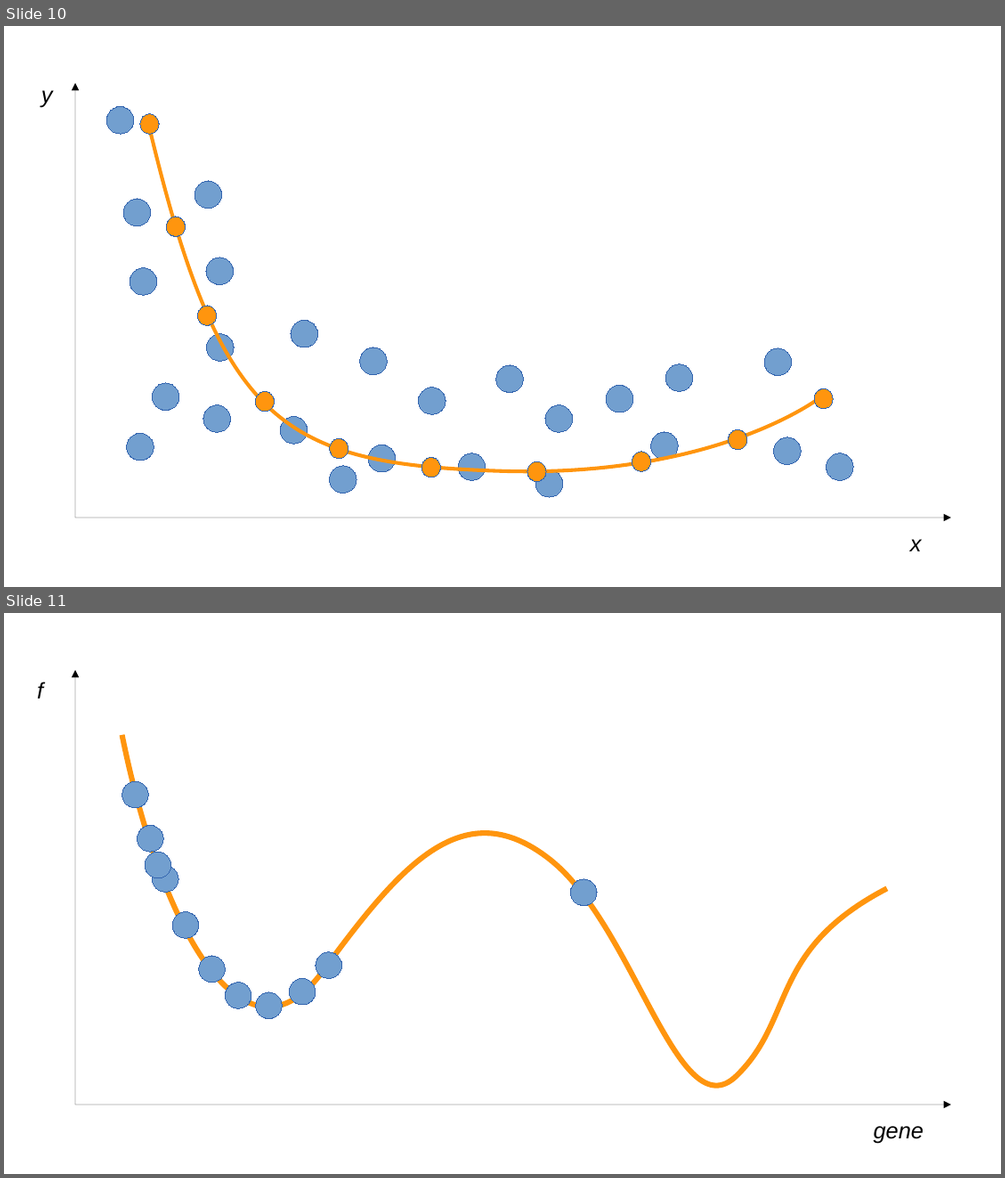
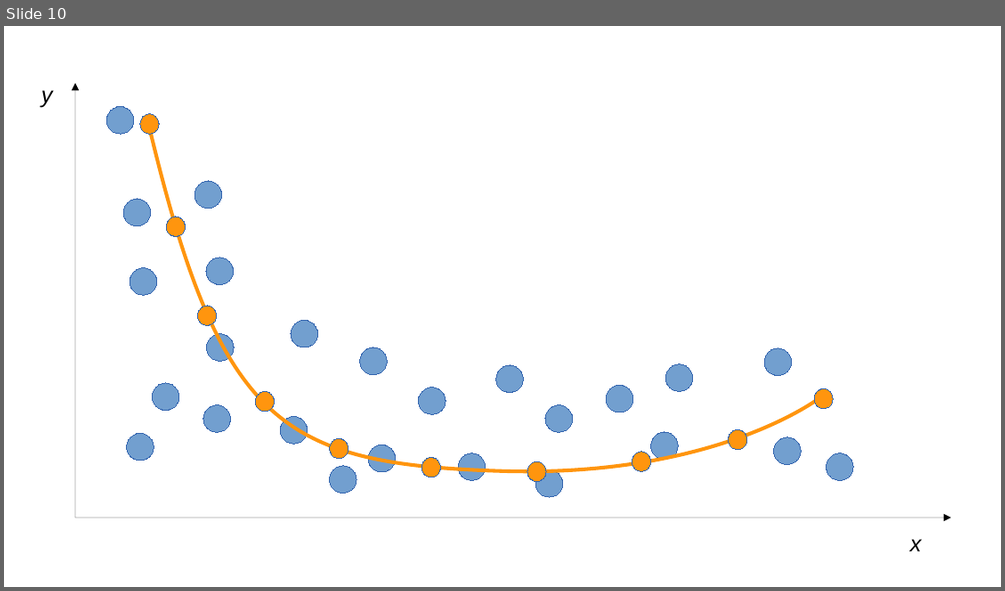
Before and after one commit to air-labs/AIML, a slide deck: Presentation.odp. Shown one above the other, each under a label of ours: slides 10 and 11 before the commit, slide 10 after it. The pictures are 1005x1178 and 1005x591 pixels, drawn with LibreOffice and Linux fonts; fonts in the diff are those of the drawing. Boxes give left, top, right and bottom in pixels: in the first picture for what was removed or moved away, otherwise in the second. Text is boxed around its words. In the diff, an @@ line names an element or a change of style, - is before the commit and + after.

```diff
--- a/Presentation.odp
+++ b/Presentation.odp
@@ slide 11 removed at (4, 613, 1001, 1174), background #FFFFFF @@
@@ text removed at (37, 682, 43, 698) @@
-f
@@ arrow removed from (75, 1104) to (75, 670) @@
@@ freeform shape removed at (122, 735, 888, 1086) @@
@@ ellipse removed at (122, 781, 149, 808) @@
@@ ellipse removed at (137, 826, 163, 852) @@
@@ ellipse removed at (146, 852, 171, 878) @@
@@ ellipse removed at (153, 866, 178, 892) @@
@@ ellipse removed at (570, 879, 597, 905) @@
@@ ellipse removed at (172, 911, 199, 938) @@
@@ ellipse removed at (199, 956, 225, 982) @@
@@ ellipse removed at (316, 952, 341, 979) @@
@@ ellipse removed at (225, 982, 251, 1008) @@
@@ ellipse removed at (289, 979, 316, 1005) @@
@@ ellipse removed at (256, 992, 282, 1018) @@
@@ arrow removed from (75, 1104) to (951, 1104) @@
@@ text removed at (874, 1126, 923, 1143) @@
-gene
```
Also in this commit, not shown: 3 slides added, 4 other files.
